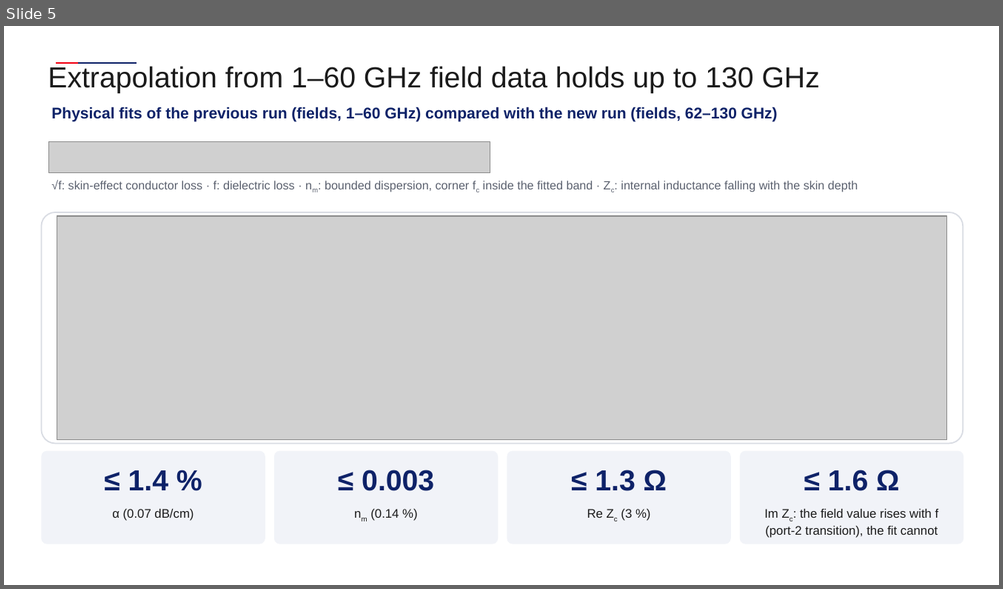
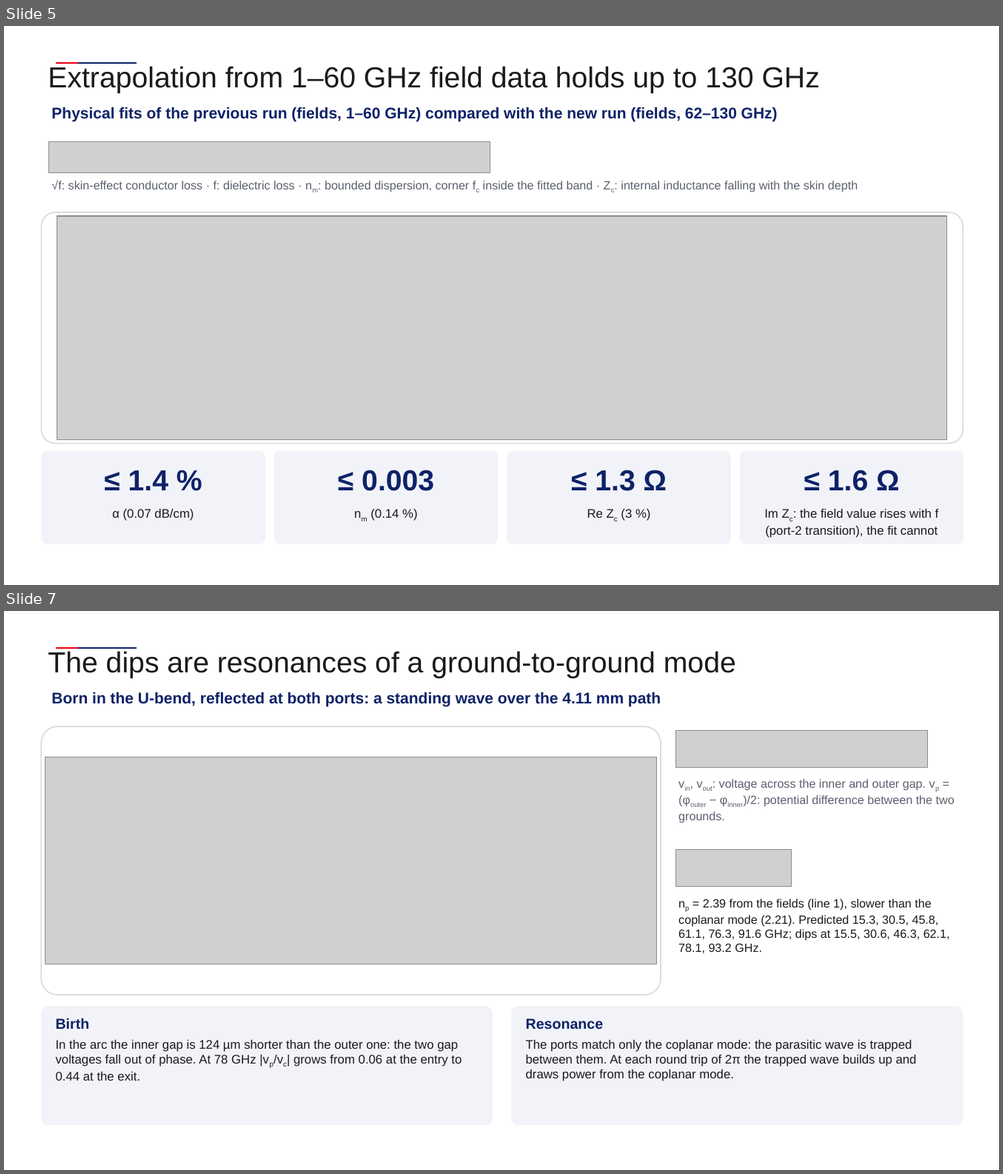
Before and after one commit to andreimuresian/claude, a slide deck: docs/cst/Equalization/Equalisation.pptx. Shown one above the other, each under a label of ours: slide 5 before the commit, slides 5 and 7 after it; the slides between them are not shown. The pictures are 1003x589 and 1003x1174 pixels, drawn with LibreOffice and Linux fonts; fonts in the diff are those of the drawing; grey boxes stand for pictures; background and template pictures are left out. Boxes give left, top, right and bottom in pixels: in the first picture for what was removed or moved away, otherwise in the second. Text is boxed around its words. In the diff, an @@ line names an element or a change of style, - is before the commit and + after.

```diff
--- a/docs/cst/Equalization/Equalisation.pptx
+++ b/docs/cst/Equalization/Equalisation.pptx
@@ slide 7 added at bbox=[4, 611, 999, 1170], background #FFFFFF; not listed: 2 template elements that a slide beside it also shows @@
@@ text added at bbox=[48, 651, 736, 678], 28 pt, text #1A1A1A @@
+The dips are resonances of a ground-to-ground mode
@@ text added at bbox=[51, 692, 660, 707], 15 pt, text #0E2268, bold @@
+Born in the U-bend, reflected at both ports: a standing wave over the 4.11 mm path
@@ rounded rectangle added at bbox=[41, 726, 660, 995], fill #FFFFFF, outline #D9DCE3 1.25 pt @@
@@ picture added at bbox=[675, 730, 928, 768] @@
@@ picture added at bbox=[45, 758, 657, 965] @@
@@ text added at bbox=[678, 779, 954, 823], 11.5 pt, text #5A606E @@
+vin, vout: voltage across the inner and outer gap. vp = (φouter − φinner)/2: potential difference between the two grounds.
@@ picture added at bbox=[675, 850, 791, 887] @@
@@ text added at bbox=[678, 899, 950, 954], 11.5 pt, text #1A1A1A @@
+np = 2.39 from the fields (line 1), slower than the coplanar mode (2.21). Predicted 15.3, 30.5, 45.8, 61.1, 76.3, 91.6 GHz; dips at 15.5, 30.6, 46.3, 62.1, 78.1, 93.2 GHz.
@@ rounded rectangle added at bbox=[41, 1006, 492, 1126], fill #F1F3F8 @@
@@ rounded rectangle added at bbox=[512, 1006, 963, 1126], fill #F1F3F8 @@
@@ text added at bbox=[56, 1018, 461, 1081], 12 pt, text #1A1A1A @@
+Birth
+In the arc the inner gap is 124 µm shorter than the outer one: the two gap voltages fall out of phase. At 78 GHz |vp/vc| grows from 0.06 at the entry to 0.44 at the exit.
@@ text added at bbox=[526, 1019, 916, 1082], 12 pt, text #1A1A1A @@
+Resonance
+The ports match only the coplanar mode: the parasitic wave is trapped between them. At each round trip of 2π the trapped wave builds up and draws power from the coplanar mode.
```
Also in this commit, not shown: 2 other slides added, 18 other files.
